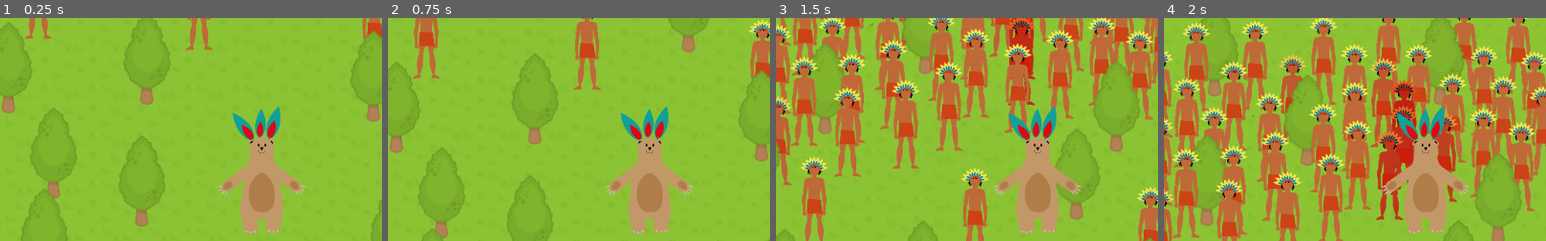
Above: before the commit, frames 1-4 (left to right).
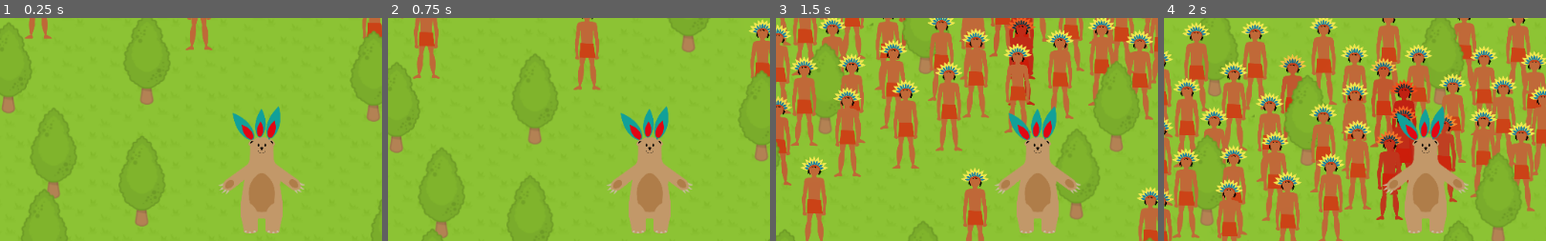
Above: after the commit, the same moments.

Repository: lendroit/welcome_thomas
Game: Godot game, scene res://World.tscn
Two runs of this game, one before a commit and one after it. Both use one fixed random seed, a clock stepped at 60 frames per second and the inputs below.
Inputs:
- Up to frame 1 (0.25 s): no input
- Up to frame 2 (0.75 s): tap Enter (ui_accept) at 0.5 s; hold Up (ui_up) from 0.53 s (still down)
- Up to frame 3 (1.5 s): keep holding Up (ui_up); tap Enter (ui_accept) at 0.77 s
- Up to frame 4 (2 s): keep holding Up (ui_up); tap Enter (ui_accept) at 1.52 s
The pictures show only the part of the screen within x 16-66%, y 2-52%; the shares and areas given below are measured in that part.

The runs differ from the first frame. In frame 1, 0.3% of the frame differs, in the area x 56-80%, y 46-97%; in frame 2, 0.3%; in frame 3, 0.3%; in frame 4, 0.3%, in the area x 56-80%, y 43-97%.

Commit message:
refactor: add fake skeleton for bear

Diff:
--- a/Player/Player.tscn
+++ b/Player/Player.tscn
@@ -1,6 +1,7 @@
 [gd_scene load_steps=7 format=2]
 
 [ext_resource path="res://Player/Player.gd" type="Script" id=1]
+[ext_resource path="res://Player/Pers_Ours_002.png" type="Texture" id=2]
 [ext_resource path="res://Player/ReachableObjectsArea.gd" type="Script" id=3]
 [ext_resource path="res://Player/Pers_Ours_Sep_001.png" type="Texture" id=4]
 
@@ -11,44 +12,62 @@
 [sub_resource type="CircleShape2D" id=2]
 radius = 39.3654
 
-[sub_resource type="Animation" id=3]
-resource_name = "BearIdle"
-
 [node name="Player" type="KinematicBody2D"]
 script = ExtResource( 1 )
 
 [node name="Polygons" type="Node2D" parent="."]
 scale = Vector2( 0.3, 0.3 )
 
-[node name="ArmL" type="Polygon2D" parent="Polygons"]
-position = Vector2( -204.853, -571.019 )
+[node name="Pers_Ours_002" type="Sprite" parent="Polygons"]
+modulate = Color( 1, 1, 1, 0.309804 )
+position = Vector2( 0.806885, -296.874 )
+texture = ExtResource( 2 )
+
+[node name="ArmL" type="Node2D" parent="Polygons"]
+position = Vector2( -48.3161, -293.868 )
+
+[node name="ArmL" type="Polygon2D" parent="Polygons/ArmL"]
+position = Vector2( -149.304, -283.228 )
 texture = ExtResource( 4 )
 polygon = PoolVector2Array( 143.947, 261.947, 41.7345, 334.956, -2.51328, 360.62, 11.2035, 402.655, 40.4071, 407.08, 75.3628, 374.336, 170.053, 293.805, 170.938, 272.124, 154.124, 259.735 )
 uv = PoolVector2Array( 143.947, 261.947, 41.7345, 334.956, -2.51328, 360.62, 11.2035, 402.655, 40.4071, 407.08, 75.3628, 374.336, 170.053, 293.805, 170.938, 272.124, 154.124, 259.735 )
+bones = [ NodePath("Hip"), PoolRealArray( 0, 0, 0, 0, 0, 0, 0, 0, 0 ), NodePath("Hip/Torso"), PoolRealArray( 1, 0.47, 0, 0, 0, 0.47, 1, 1, 1 ), NodePath("Hip/Torso/ArmL"), PoolRealArray( 0, 1, 1, 1, 1, 1, 0, 0, 0 ), NodePath("Hip/Torso/ArmR"), PoolRealArray( 0, 0, 0, 0, 0, 0, 0, 0, 0 ), NodePath("Hip/LegL"), PoolRealArray( 0, 0, 0, 0, 0, 0, 0, 0, 0 ), NodePath("Hip/LegR"), PoolRealArray( 0, 0, 0, 0, 0, 0, 0, 0, 0 ) ]
 
-[node name="ArmR" type="Polygon2D" parent="Polygons"]
-position = Vector2( -365.781, -571.187 )
+[node name="ArmR" type="Node2D" parent="Polygons"]
+position = Vector2( 41.0596, -293.206 )
+
+[node name="ArmR" type="Polygon2D" parent="Polygons/ArmR"]
+position = Vector2( -410.845, -285.56 )
 texture = ExtResource( 4 )
+skeleton = NodePath("../../Skeleton2D")
 polygon = PoolVector2Array( 399.257, 270.796, 399.257, 292.92, 448.814, 344.69, 486.867, 372.124, 529.788, 408.407, 565.186, 383.628, 567.841, 353.982, 516.513, 324.779, 482.885, 299.115, 426.248, 258.85, 398.372, 267.257 )
 uv = PoolVector2Array( 399.257, 270.796, 399.257, 292.92, 448.814, 344.69, 486.867, 372.124, 529.788, 408.407, 565.186, 383.628, 567.841, 353.982, 516.513, 324.779, 482.885, 299.115, 426.248, 258.85, 398.372, 267.257 )
 
-[node name="LegL" type="Polygon2D" parent="Polygons"]
-position = Vector2( -182.755, -566.226 )
+[node name="Body" type="Node2D" parent="Polygons"]
+
+[node name="Body" type="Polygon2D" parent="Polygons/Body"]
+position = Vector2( -283.504, -569.325 )
+texture = ExtResource( 4 )
+polygon = PoolVector2Array( 138.637, 22.1239, 173.15, 134.956, 212.531, 178.761, 175.805, 428.319, 211.646, 492.478, 291.292, 516.372, 382.443, 467.699, 387.752, 392.92, 351.027, 181.858, 375.044, 36.4009, 364.727, -1.34546, 208.364, 8.2 )
+uv = PoolVector2Array( 138.637, 22.1239, 173.15, 134.956, 212.531, 178.761, 175.805, 428.319, 211.646, 492.478, 291.292, 516.372, 382.443, 467.699, 387.752, 392.92, 351.027, 181.858, 375.044, 36.4009, 364.727, -1.34546, 208.364, 8.2 )
+
+[node name="LegL" type="Node2D" parent="Polygons"]
+position = Vector2( -45.0068, -103.251 )
+
+[node name="LegL" type="Polygon2D" parent="Polygons/LegL"]
+position = Vector2( -138.41, -462.975 )
 texture = ExtResource( 4 )
 polygon = PoolVector2Array( 83.8584, 428.319, 81.646, 485.841, 92.708, 546.46, 98.2448, 561.445, 115.26, 567.117, 156.155, 567.117, 173.239, 544.248, 171.027, 461.947, 137.398, 422.566 )
 uv = PoolVector2Array( 83.8584, 428.319, 81.646, 485.841, 92.708, 546.46, 98.2448, 561.445, 115.26, 567.117, 156.155, 567.117, 173.239, 544.248, 171.027, 461.947, 137.398, 422.566 )
 
-[node name="LegR" type="Polygon2D" parent="Polygons"]
-position = Vector2( -383.697, -569.503 )
+[node name="LegR" type="Node2D" parent="Polygons"]
+position = Vector2( 46.9924, -109.87 )
+
+[node name="LegR" type="Polygon2D" parent="Polygons/LegR"]
+position = Vector2( -431.351, -456.325 )
 texture = ExtResource( 4 )
 polygon = PoolVector2Array( 481.646, 423.451, 427.221, 426.106, 398.903, 462.832, 393.15, 507.08, 396.69, 560.62, 421.767, 567.295, 452.812, 567.146, 470.584, 558.85, 488.283, 469.027 )
 uv = PoolVector2Array( 481.646, 423.451, 427.221, 426.106, 398.903, 462.832, 393.15, 507.08, 396.69, 560.62, 421.767, 567.295, 452.812, 567.146, 470.584, 558.85, 488.283, 469.027 )
-
-[node name="Body" type="Polygon2D" parent="Polygons"]
-position = Vector2( -283.504, -569.325 )
-texture = ExtResource( 4 )
-polygon = PoolVector2Array( 138.637, 22.1239, 173.15, 134.956, 212.531, 178.761, 175.805, 428.319, 211.646, 492.478, 291.292, 516.372, 382.443, 467.699, 387.752, 392.92, 351.027, 181.858, 375.044, 36.4009, 364.727, -1.34546, 208.364, 8.2 )
-uv = PoolVector2Array( 138.637, 22.1239, 173.15, 134.956, 212.531, 178.761, 175.805, 428.319, 211.646, 492.478, 291.292, 516.372, 382.443, 467.699, 387.752, 392.92, 351.027, 181.858, 375.044, 36.4009, 364.727, -1.34546, 208.364, 8.2 )
 
 [node name="CollisionShape2D" type="CollisionShape2D" parent="."]
 position = Vector2( -0.230347, -14.5111 )
@@ -63,6 +82,3 @@
 
 [node name="CollisionShape2D" type="CollisionShape2D" parent="ReachableObjectsArea"]
 shape = SubResource( 2 )
-
-[node name="AnimationPlayer" type="AnimationPlayer" parent="."]
-anims/BearIdle = SubResource( 3 )
